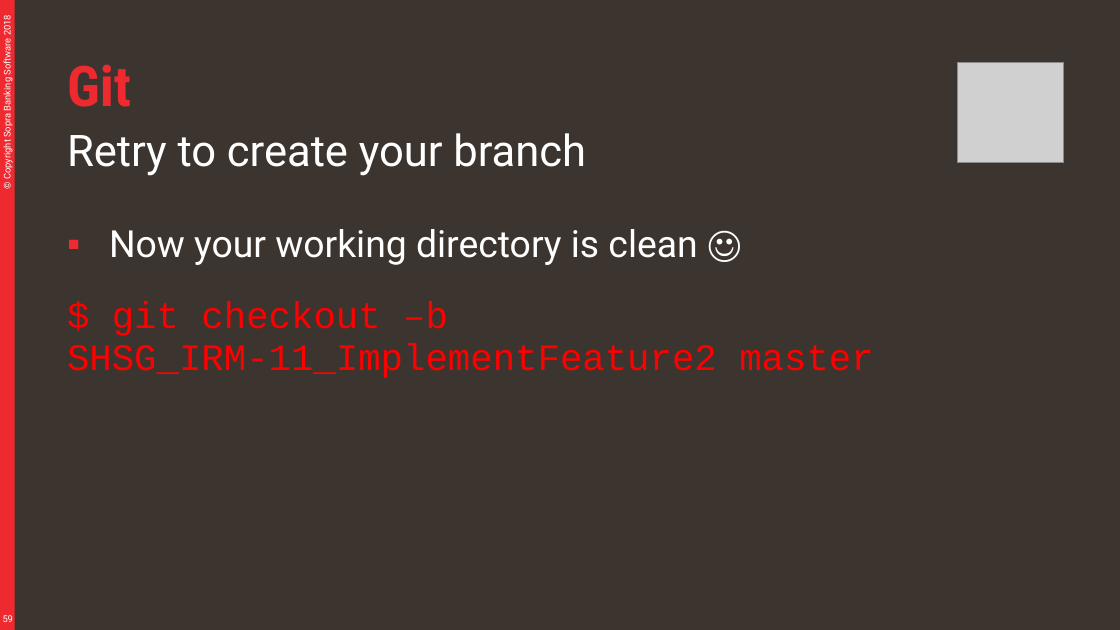
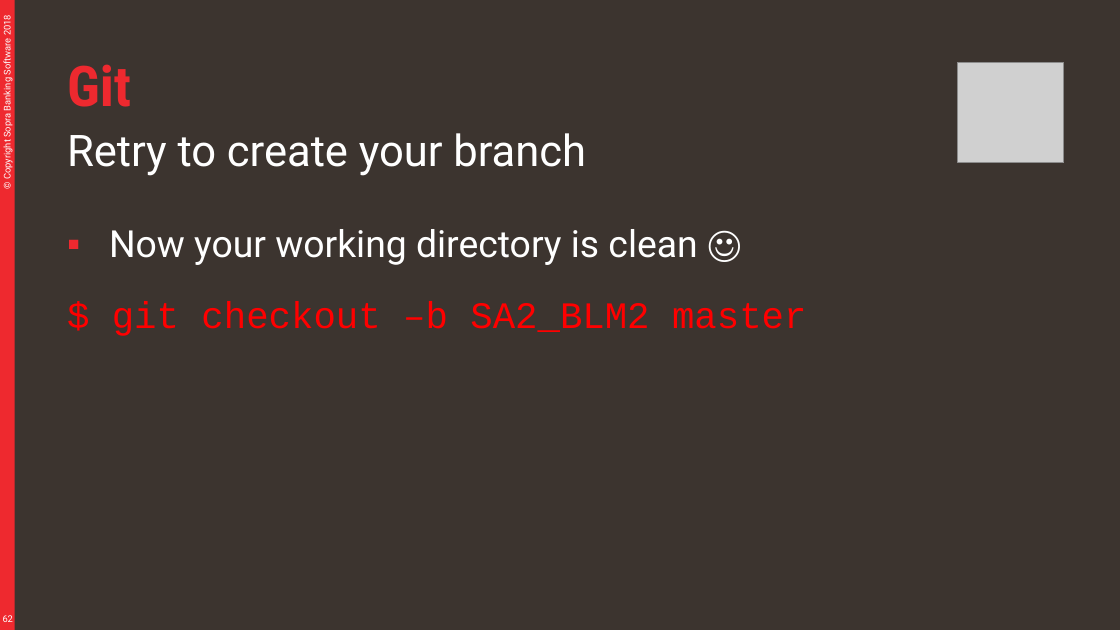
Before and after one commit to divesh979/murari, a slide deck: slide 62 of material/Git.pptx (slide 59 before the commit). Drawn at 1120x630 pixels with LibreOffice and Linux fonts; fonts in the diff are those of the drawing; grey boxes stand for pictures. Boxes give left, top, right and bottom in pixels: in the first picture for what was removed or moved away, otherwise in the second. Text is boxed around its words. In the diff, an @@ line names an element or a change of style, - is before the commit and + after.

```diff
--- a/material/Git.pptx
+++ b/material/Git.pptx
@@ text at [112,301,806,336]: text changed @@
-$ git checkout –b SHSG_IRM-11_ImplementFeature2 master
+$ git checkout –b SA2_BLM2 master
@@ page number at [3,615,13,622]: text changed @@
-59
+62
```
Also in this commit, not shown: 17 other slides changed, 3 slides added, 2 other files.
